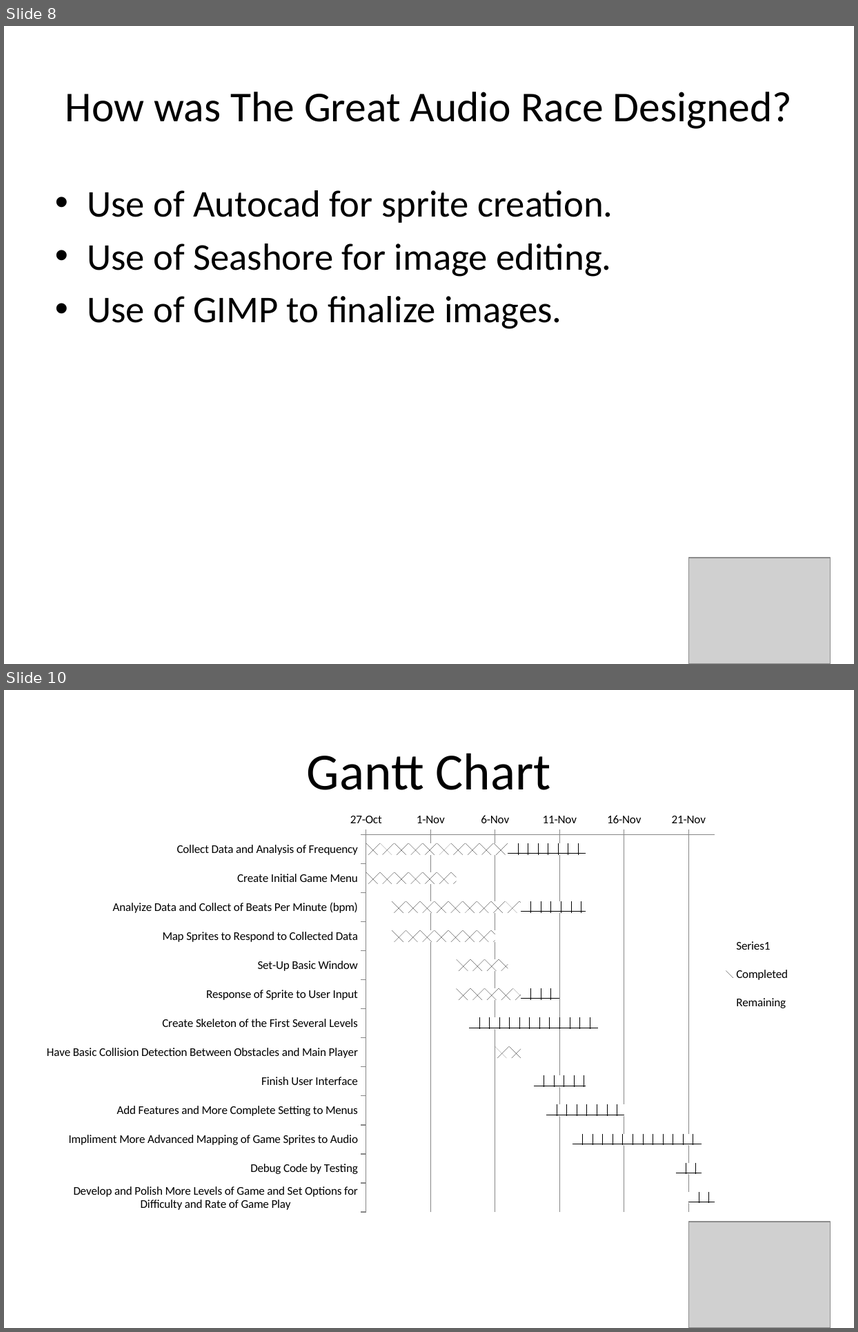
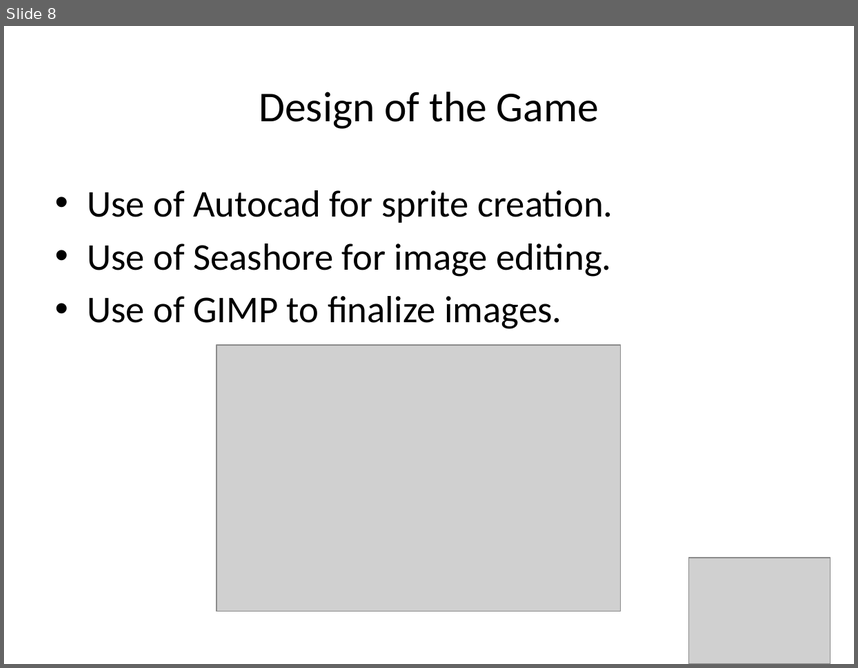
Before and after one commit to amlees/The-Great-Audio-Race, a slide deck: presenationTWO.pptx. Shown one above the other, each under a label of ours: slides 8 and 10 before the commit, slide 8 after it; the slides between them are not shown. The pictures are 858x1332 and 858x668 pixels, drawn with LibreOffice and Linux fonts; fonts in the diff are those of the drawing; grey boxes stand for pictures. Boxes give left, top, right and bottom in pixels: in the first picture for what was removed or moved away, otherwise in the second. Text is boxed around its words. In the diff, an @@ line names an element or a change of style, - is before the commit and + after.

```diff
--- a/presenationTWO.pptx
+++ b/presenationTWO.pptx
@@ slide 10 removed at [4,690,854,1328], background #FFFFFF @@
@@ title removed at [307,753,551,790] @@
-Gantt Chart
@@ bar stacked chart removed at [47,811,811,1232] @@
-categories: Collect Data and Analysis of Frequency, Create Initial Game Menu, Analyize Data and Collect of Beats Per Minute (bpm), Map Sprites to Respond to Collected Data, Set-Up Basic Window, Response of Sprite to User Input, Create Skeleton of the First Several Levels, Have Basic Collision Detection Between Obstacles and Main Player, Finish User Interface, Add Features and More Complete Setting to Menus, Impliment More Advanced Mapping of Game Sprites to Audio, Debug Code by Testing, Develop and Polish More Levels of Game and Set Options for Difficulty and Rate of Game Play
-: 40843, 40843, 40845, 40845, 40850, 40850, 40851, 40853, 40856, 40857, 40859, 40867, 40868
-Completed: 11, 7, 10, 8, 4, 5, 0, 2, 0, 0, 0, 0, 0
-Remaining: 6, 0, 5, 0, 0, 3, 10, 0, 4, 6, 10, 2, 3
@@ picture removed at [689,1221,831,1328] @@
@@ slide 8 changed as well @@
@@ title at [259,92,599,129]: text changed @@
-How was The Great Audio Race Designed?
+Design of the Game
@@ picture added at [217,345,620,611] @@
```
Also in this commit, not shown: 7 other slides changed, 5 slides added, 6 other slides removed, 1 other file.
